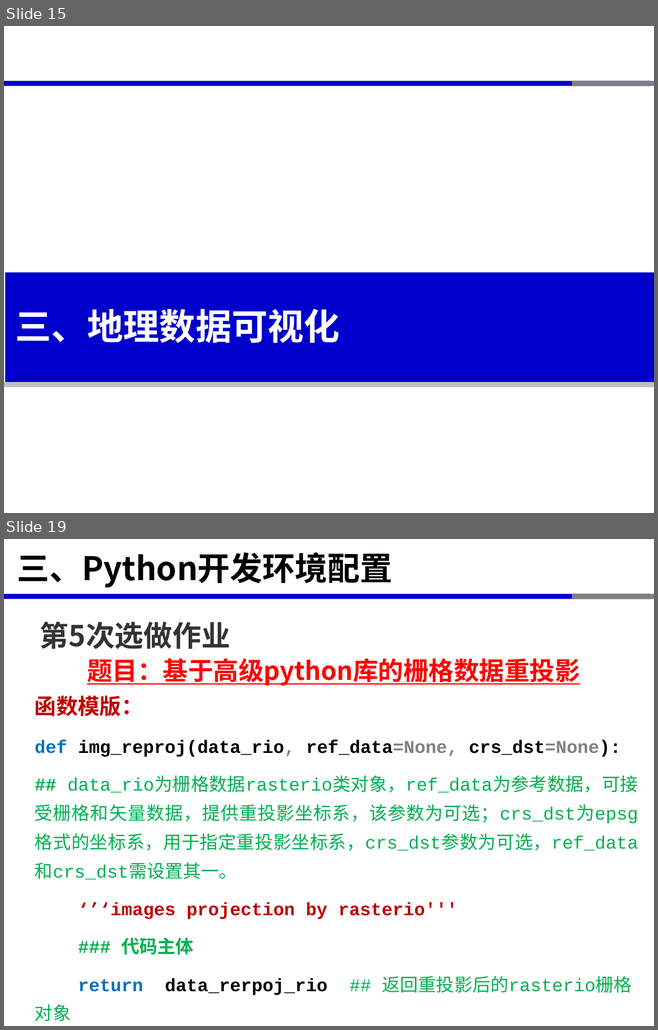
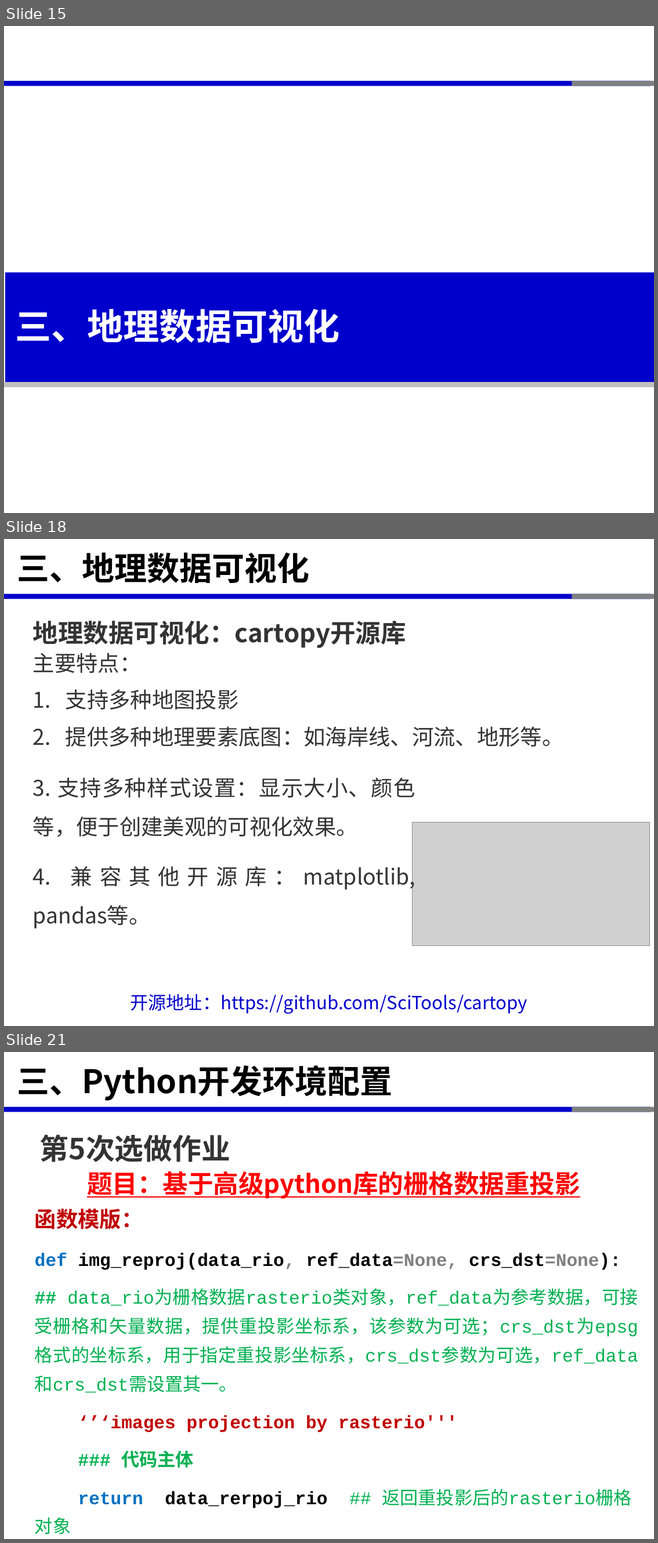
Before and after one commit to xinluo2018/open-source-gis-course, a slide deck: 第6章-GIS数据处理高级Python库-8课时/第6章-GIS数据处理高级Python库.pptx. Shown one above the other, each under a label of ours: slides 15 and 19 before the commit, slides 15, 18 and 21 after it; the slides between them are not shown. The pictures are 658x1030 and 658x1543 pixels, drawn with LibreOffice and Linux fonts; fonts in the diff are those of the drawing; grey boxes stand for pictures. Boxes give left, top, right and bottom in pixels: in the first picture for what was removed or moved away, otherwise in the second. Text is boxed around its words. In the diff, an @@ line names an element or a change of style, - is before the commit and + after.

```diff
--- a/第6章-GIS数据处理高级Python库-8课时/第6章-GIS数据处理高级Python库.pptx
+++ b/第6章-GIS数据处理高级Python库-8课时/第6章-GIS数据处理高级Python库.pptx
@@ slide 18 added at [4,539,654,1026], background #FFFFFF; not listed: 3 template elements that a slide beside it also shows @@
@@ title added at [17,552,309,583], 36 pt, text #000000, bold @@
+三、地理数据可视化
@@ text added at [33,621,406,648], 28 pt, text #333333, bold @@
+地理数据可视化：cartopy开源库
@@ text added at [33,653,564,747], 24 pt, text #333333 @@
+主要特点：
+1. 支持多种地图投影
+2. 提供多种地理要素底图：如海岸线、河流、地形等。
@@ text added at [33,777,415,929], 24 pt, text #333333 @@
+3. 支持多种样式设置：显示大小、颜色等，便于创建美观的可视化效果。
+4. 兼容其他开源库：matplotlib, pandas等。
@@ picture added at [412,822,649,946] @@
@@ text added at [130,994,527,1014], 20 pt, text #0000CC @@
+开源地址：https://github.com/SciTools/cartopy
@@ what was slide 19 is now slide 21 @@
```
Also in this commit, not shown: 4 slides changed, 1 other slide added, 9 other files.
